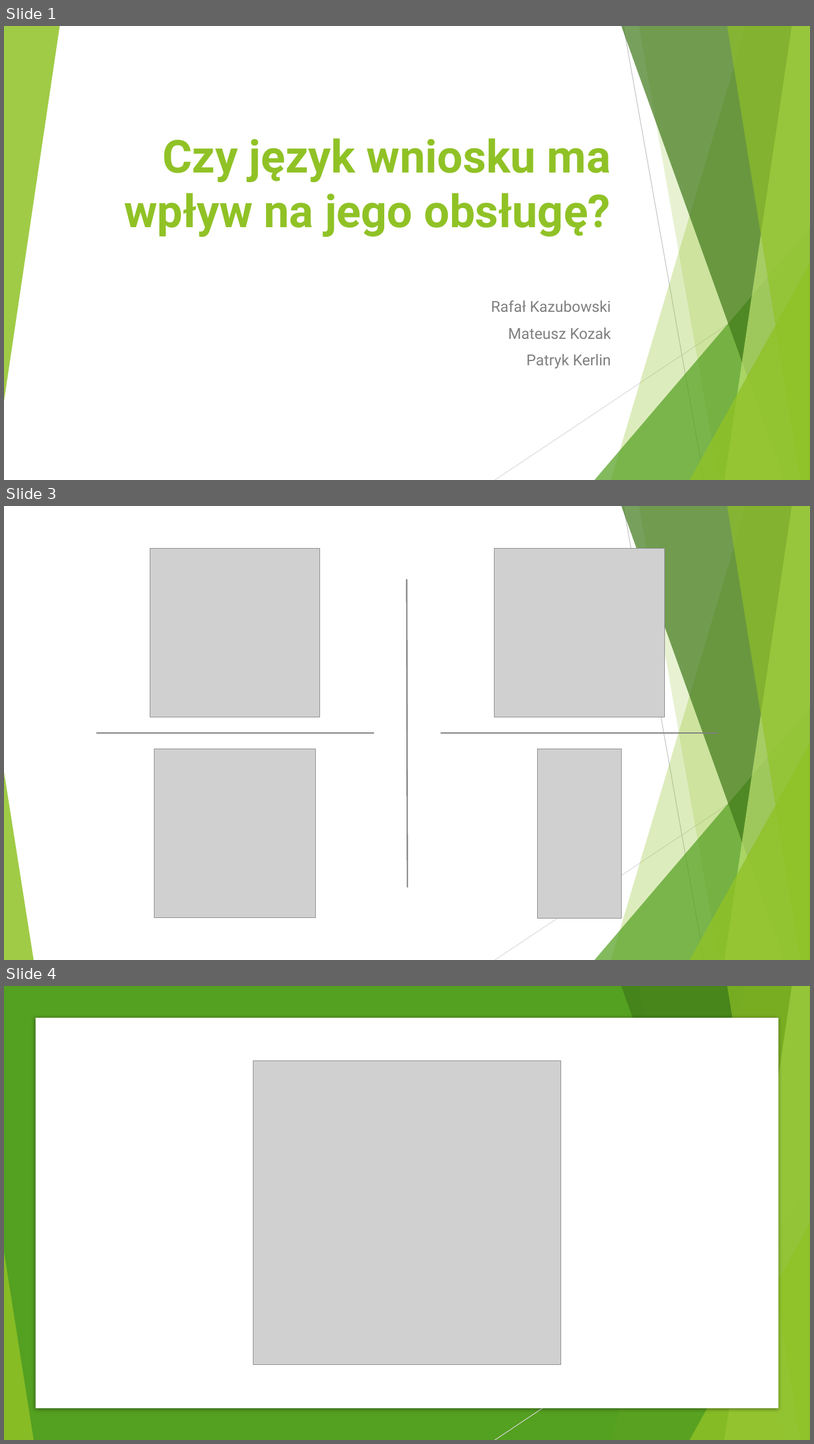
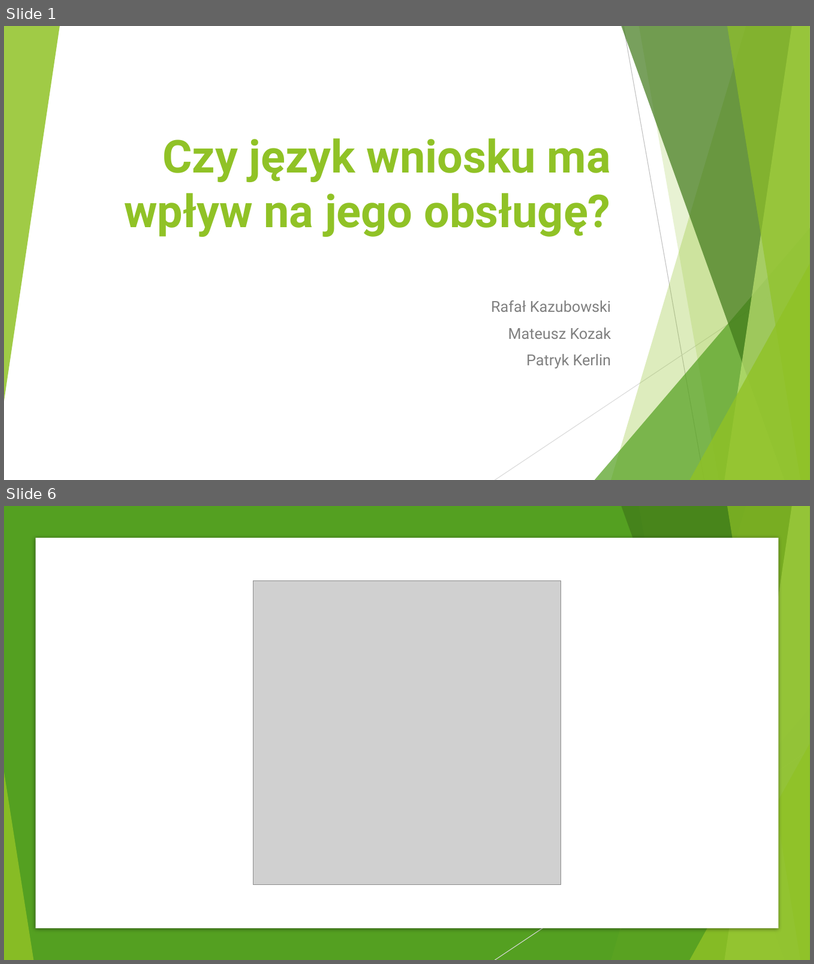
Before and after one commit to infoshareacademy/jdsz3-TeamB, a slide deck: projektsql/Czy język wniosku ma wpływ na jego obsługę.pptx. Shown one above the other, each under a label of ours: slides 1, 3 and 4 before the commit, slides 1 and 6 after it; the slides between them are not shown. The pictures are 814x1444 and 814x964 pixels, drawn with LibreOffice and Linux fonts; fonts in the diff are those of the drawing; grey boxes stand for pictures. Boxes give left, top, right and bottom in pixels: in the first picture for what was removed or moved away, otherwise in the second. Text is boxed around its words. In the diff, an @@ line names an element or a change of style, - is before the commit and + after.

```diff
--- a/projektsql/Czy język wniosku ma wpływ na jego obsługę.pptx
+++ b/projektsql/Czy język wniosku ma wpływ na jego obsługę.pptx
@@ slide 3 removed at (4,506,810,960), background #FFFFFF; not listed: 10 template elements that a slide beside it also shows @@
@@ picture removed at (150,549,320,717) @@
@@ picture removed at (495,549,665,717) @@
@@ line removed from (407, 580) to (408, 887) @@
@@ line removed from (96, 733) to (374, 733) @@
@@ line removed from (441, 733) to (719, 733) @@
@@ picture removed at (154,748,315,917) @@
@@ picture removed at (538,748,622,918) @@
@@ what was slide 4 is now slide 6 @@
```
Also in this commit, not shown: 6 slides changed, 5 slides added, 2 other slides removed, 1 other file.
